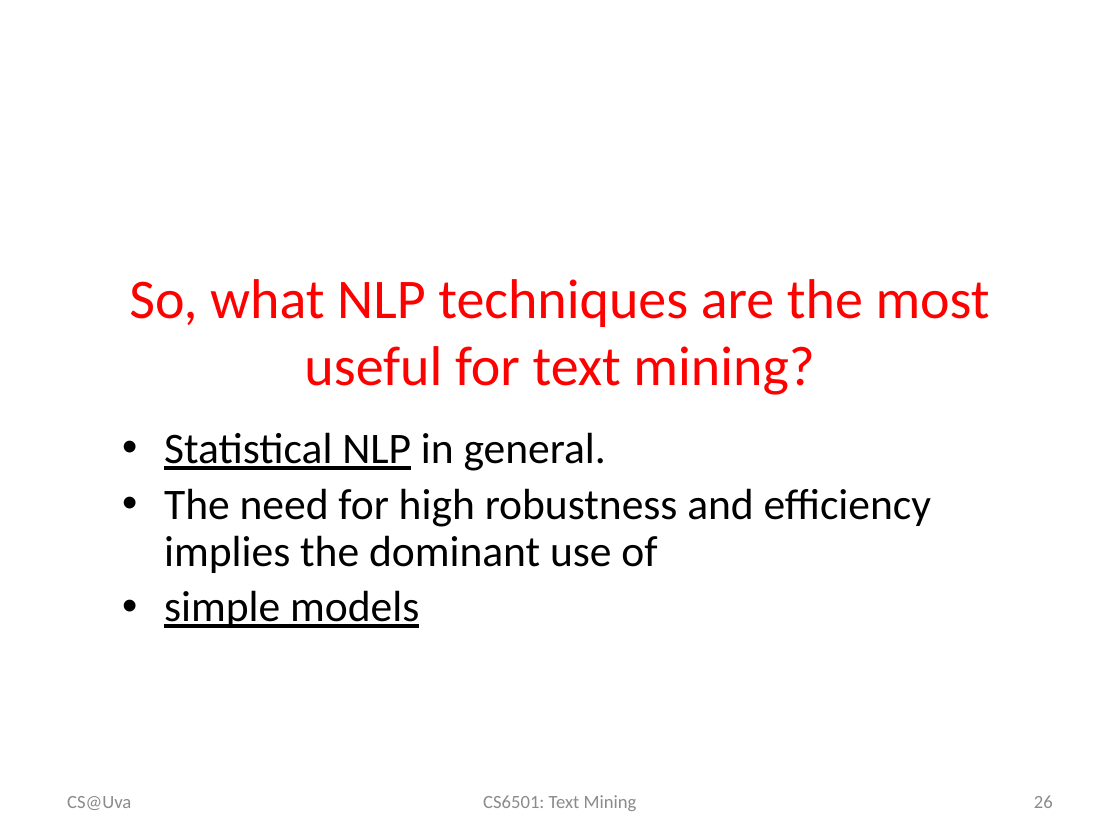
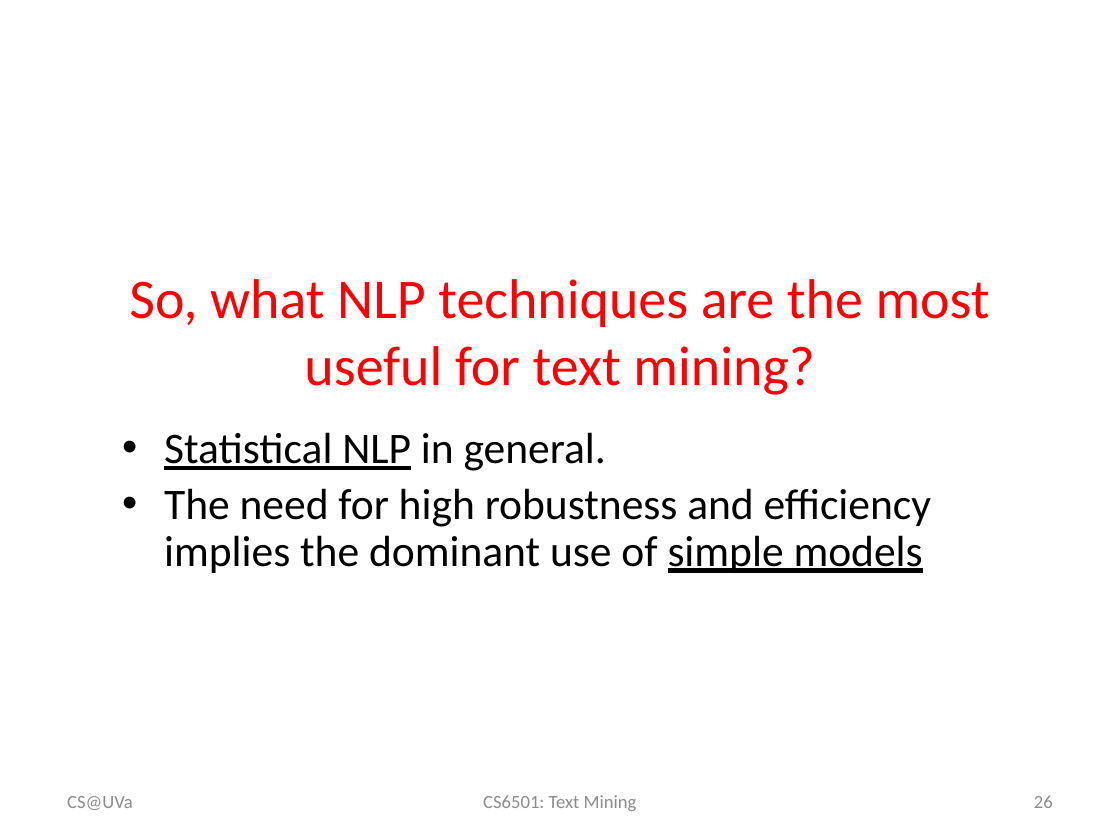
Before and after one commit to wang296/CS6501-Text-Mining, a slide deck: slide 26 of docs/IntroductionToNLP.pptx. Drawn at 1120x840 pixels with LibreOffice and Linux fonts; fonts in the diff are those of the drawing. Boxes give left, top, right and bottom in pixels: in the first picture for what was removed or moved away, otherwise in the second. Text is boxed around its words. In the diff, an @@ line names an element or a change of style, - is before the commit and + after.

Commit message:
slides for NLP:

```diff
--- a/docs/IntroductionToNLP.pptx
+++ b/docs/IntroductionToNLP.pptx
@@ subtitle at [164,488,931,573]: text changed @@
-• The need for high robustness and efficiency implies the dominant use of
-• simple models
+• The need for high robustness and efficiency implies the dominant use of simple models
@@ text at [67,796,133,810]: text changed @@
-CS@Uva
+CS@UVa
```
Also in this commit, not shown: 24 other slides changed, 1 slide added, 3 other files.
